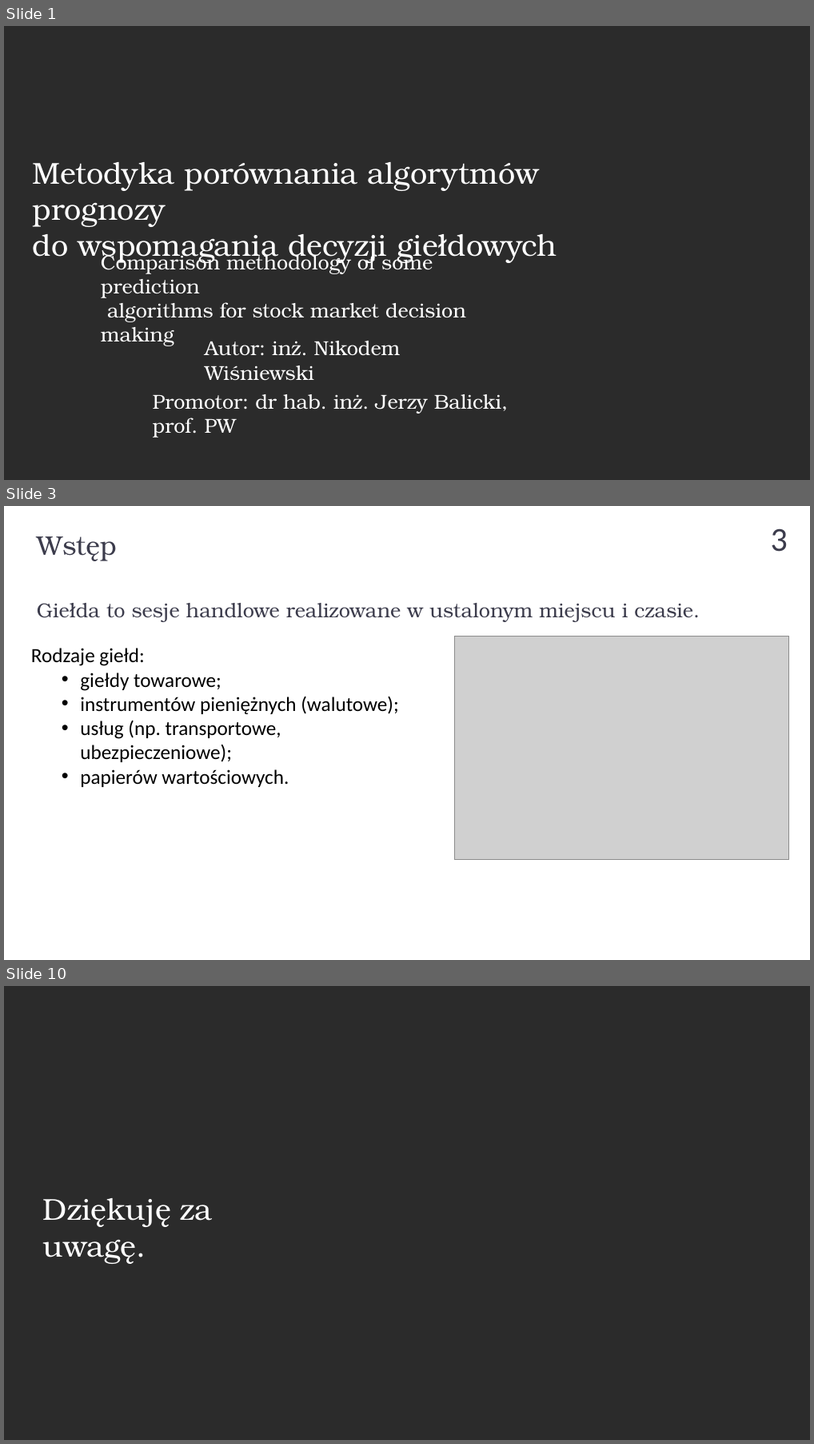
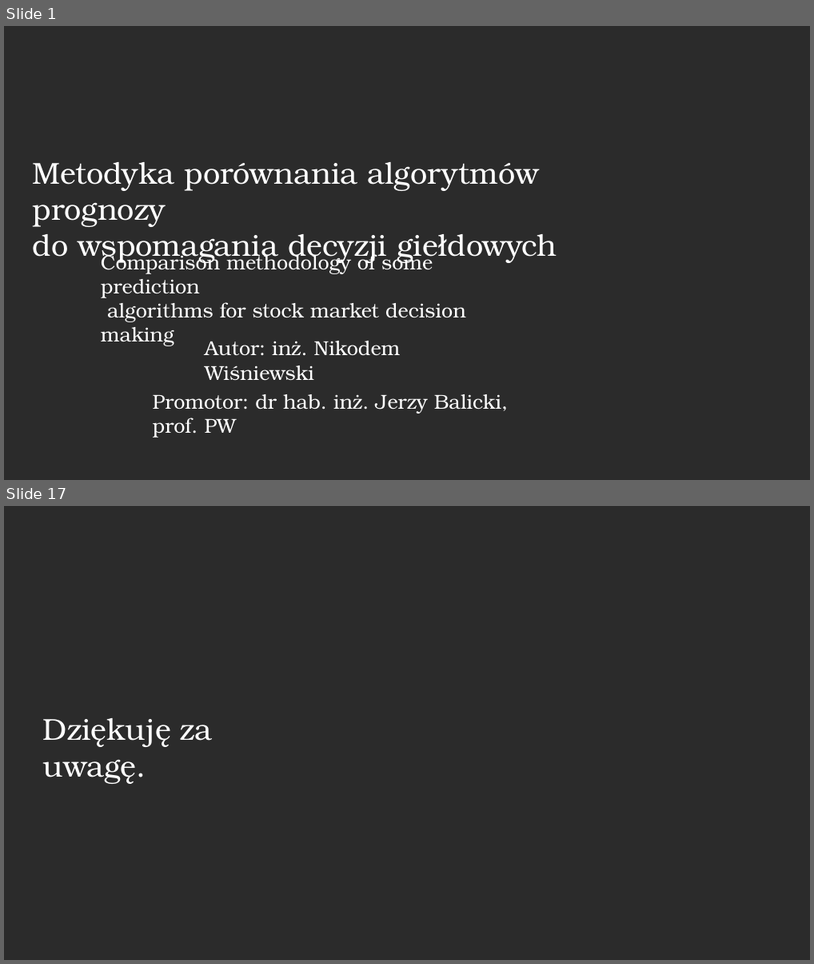
Before and after one commit to nikowis/ai-broker, a slide deck: docs/prezentacja-obrona.pptx. Shown one above the other, each under a label of ours: slides 1, 3 and 10 before the commit, slides 1 and 17 after it; the slides between them are not shown. The pictures are 814x1444 and 814x964 pixels, drawn with LibreOffice and Linux fonts; fonts in the diff are those of the drawing; grey boxes stand for pictures; background and template pictures are left out; a plain dark background stands for a picture behind light text. Boxes give left, top, right and bottom in pixels: in the first picture for what was removed or moved away, otherwise in the second. Text is boxed around its words. In the diff, an @@ line names an element or a change of style, - is before the commit and + after.

```diff
--- a/docs/prezentacja-obrona.pptx
+++ b/docs/prezentacja-obrona.pptx
@@ slide 3 removed at (4, 506, 810, 960), background #FFFFFF @@
@@ page number removed at (771, 528, 788, 552) @@
-3
@@ text removed at (37, 536, 117, 561) @@
-Wstęp
@@ text removed at (37, 603, 700, 622) @@
-Giełda to sesje handlowe realizowane w ustalonym miejscu i czasie.
@@ text removed at (31, 648, 399, 787) @@
-Rodzaje giełd:
-  • giełdy towarowe;
-  • instrumentów pieniężnych (walutowe);
-  • usług (np. transportowe, ubezpieczeniowe);
-  • papierów wartościowych.
@@ picture removed at (454, 636, 790, 860) @@
@@ what was slide 10 is now slide 17 @@
```
Also in this commit, not shown: 2 slides changed, 13 slides added, 5 other slides removed.
